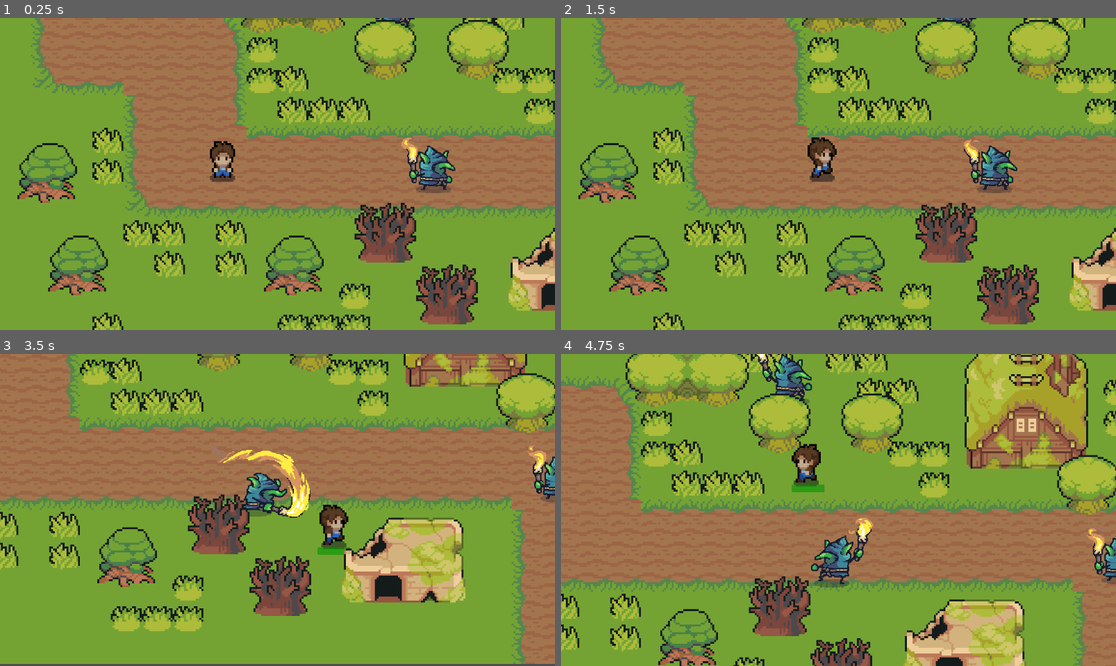
Above: before the commit, frames 1-4 (two rows, left to right).
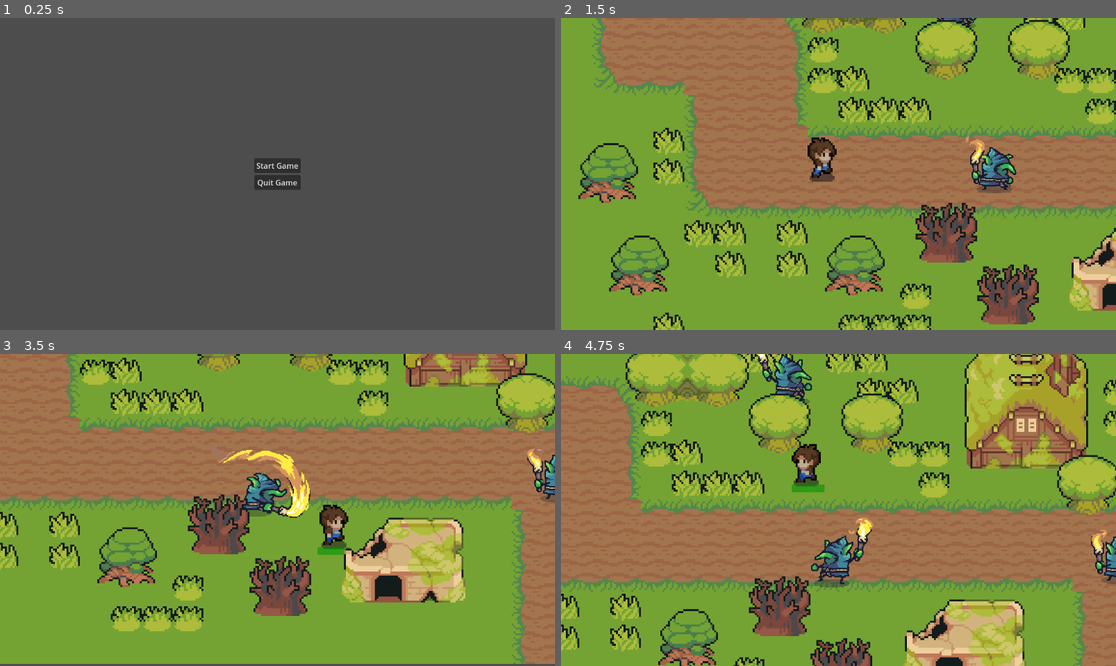
Above: after the commit, the same moments.

Repository: mtzamanpk/MysticRealms
Game: Godot game, scene res://scenes/start_menu.tscn
Two runs of this game, one before a commit and one after it. Both use one fixed random seed, a clock stepped at 60 frames per second and the inputs below. Before the commit the project starts from res://scenes/world.tscn.
Inputs (mouse positions are in pixels of both pictures, inside the frame that each line leads up to):
- Up to frame 1 (0.25 s): no input
- Up to frame 2 (1.5 s): click (838, 164) at 0.5 s, where only the run after the commit has a clickable "Start Game"; move the mouse to (960, 158) at 1.27 s; hold Right (ui_right) from 1.28 s (still down); click (960, 158) at 1.35 s
- Up to frame 3 (3.5 s): move the mouse to (166, 525) at 2.02 s; release Right (ui_right) at 2.03 s; hold Down (ui_down) 2.03-2.78 s; click (166, 525) at 2.1 s; move the mouse to (333, 441) at 2.77 s; hold Right (ui_right) from 2.78 s (still down); click (333, 441) at 2.85 s
- Up to frame 4 (4.75 s): move the mouse to (810, 572) at 3.52 s; release Right (ui_right) at 3.53 s; hold Up (ui_up) 3.53-4.28 s; click (810, 572) at 3.6 s; move the mouse to (1005, 556) at 4.27 s; hold Left (ui_left) from 4.28 s (still down); click (1005, 556) at 4.35 s

The runs differ from the first frame. In frame 1, 99% of the frame differs, in the area x 0-100%, y 0-100%; in frame 2, 0.7%; in frame 3, 0.4%; in frame 4, 0.3%.

Commit message:
added start menu

Diff:
--- a/Game/project.godot
+++ b/Game/project.godot
@@ -11,7 +11,7 @@
 [application]
 
 config/name="MysticRealms"
-run/main_scene="res://scenes/world.tscn"
+run/main_scene="res://scenes/start_menu.tscn"
 config/features=PackedStringArray("4.1", "Forward Plus")
 config/icon="res://art/icon.svg"
 
--- /dev/null
+++ b/Game/scenes/start_menu.gd
@@ -0,0 +1,8 @@
+extends CenterContainer
+
+func _on_start_game_pressed():
+	get_tree().change_scene_to_file("res://scenes/world.tscn")
+
+
+func _on_quit_game_pressed():
+	get_tree().quit()
--- /dev/null
+++ b/Game/scenes/start_menu.tscn
@@ -0,0 +1,25 @@
+[gd_scene load_steps=2 format=3 uid="uid://ccr2b4l3vk816"]
+
+[ext_resource type="Script" path="res://scenes/start_menu.gd" id="1_njsmk"]
+
+[node name="startMenu" type="CenterContainer"]
+anchors_preset = 15
+anchor_right = 1.0
+anchor_bottom = 1.0
+grow_horizontal = 2
+grow_vertical = 2
+script = ExtResource("1_njsmk")
+
+[node name="VBoxContainer" type="VBoxContainer" parent="."]
+layout_mode = 2
+
+[node name="startGame" type="Button" parent="VBoxContainer"]
+layout_mode = 2
+text = "Start Game"
+
+[node name="quitGame" type="Button" parent="VBoxContainer"]
+layout_mode = 2
+text = "Quit Game"
+
+[connection signal="pressed" from="VBoxContainer/startGame" to="." method="_on_start_game_pressed"]
+[connection signal="pressed" from="VBoxContainer/quitGame" to="." method="_on_quit_game_pressed"]
